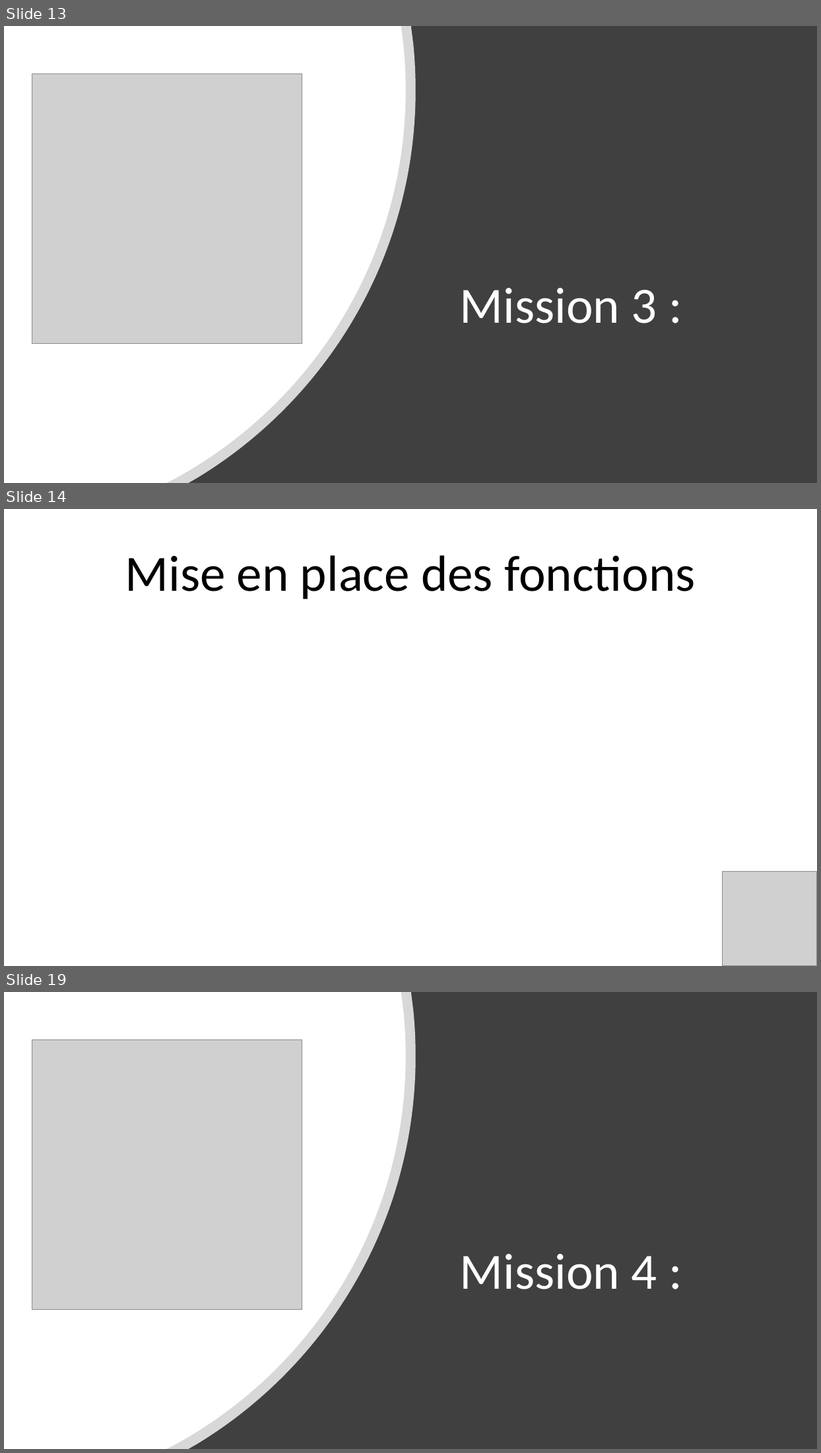
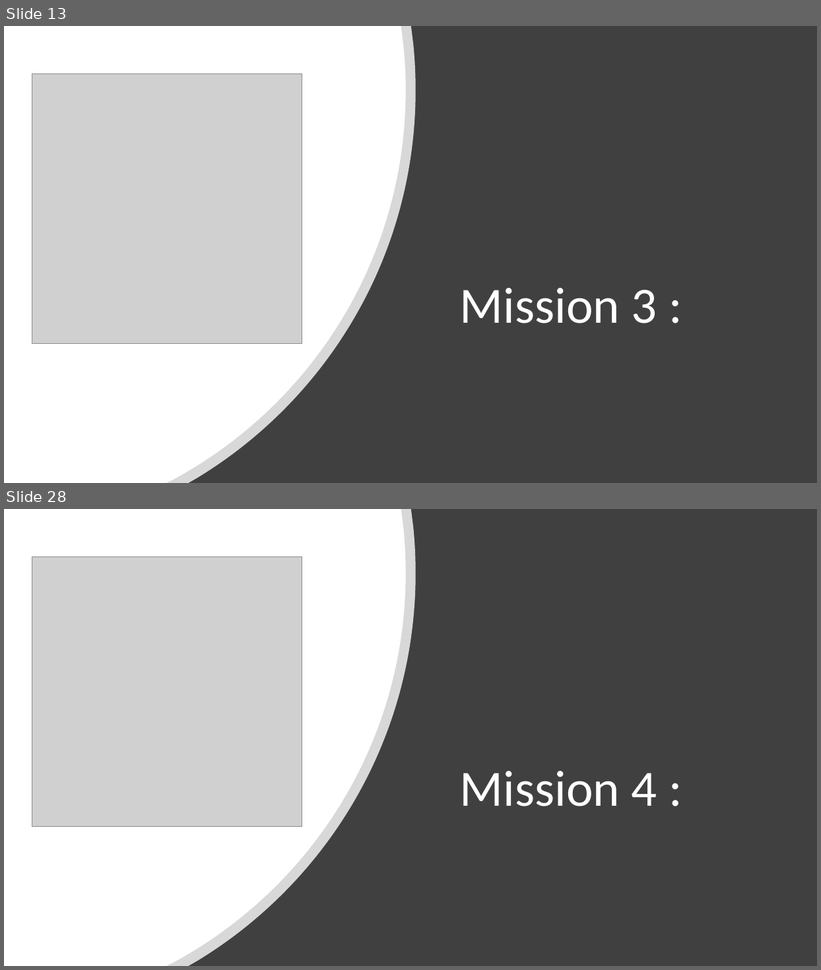
Before and after one commit to Julien-paulet/Projet_7, a slide deck: Présentation.pptx. Shown one above the other, each under a label of ours: slides 13, 14 and 19 before the commit, slides 13 and 28 after it; the slides between them are not shown. The pictures are 821x1453 and 821x970 pixels, drawn with LibreOffice and Linux fonts; fonts in the diff are those of the drawing; grey boxes stand for pictures. Boxes give left, top, right and bottom in pixels: in the first picture for what was removed or moved away, otherwise in the second. Text is boxed around its words. In the diff, an @@ line names an element or a change of style, - is before the commit and + after.

```diff
--- a/Présentation.pptx
+++ b/Présentation.pptx
@@ slide 14 removed at [4, 509, 817, 966], background #FFFFFF @@
@@ title removed at [125, 555, 695, 599] @@
-Mise en place des fonctions
@@ picture removed at [723, 871, 817, 966] @@
@@ what was slide 19 is now slide 28 @@
```
Also in this commit, not shown: 14 slides changed, 11 slides added, 1 other slide removed, 3 other files.
